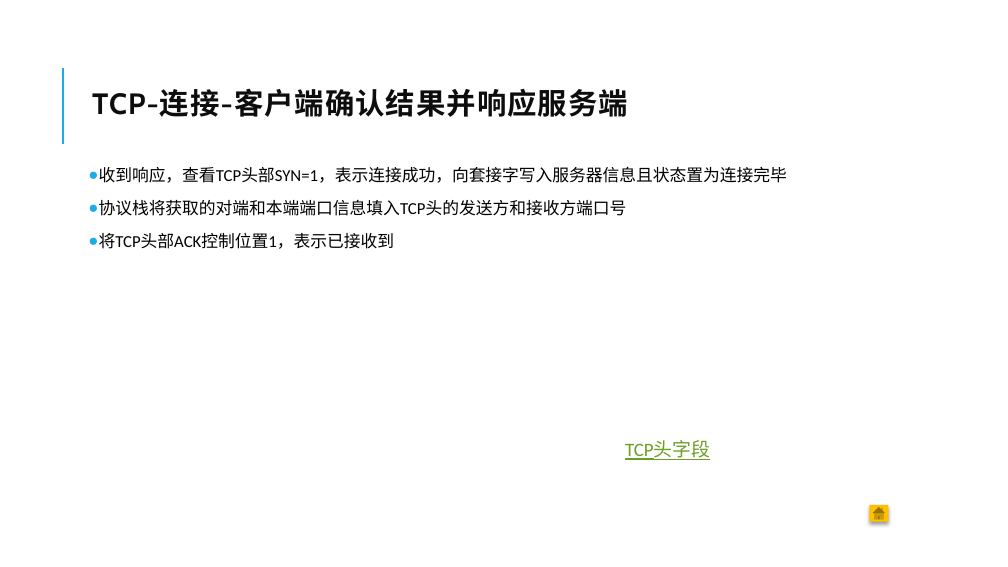
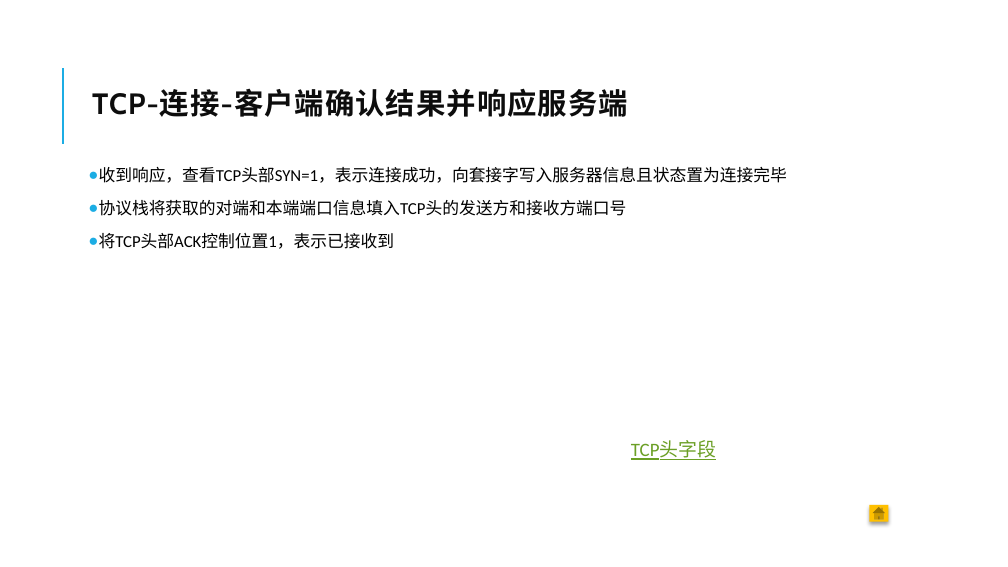
Before and after one commit to sleepingWhiteFish/CAGST, a slide deck: slide 31 of 网络是怎样连接的.pptx. Drawn at 1008x567 pixels with LibreOffice and Linux fonts; fonts in the diff are those of the drawing. Boxes give left, top, right and bottom in pixels: in the first picture for what was removed or moved away, otherwise in the second. Text is boxed around its words. In the diff, an @@ line names an element or a change of style, - is before the commit and + after.

```diff
--- a/网络是怎样连接的.pptx
+++ b/网络是怎样连接的.pptx
@@ text "TCP头字段": place and size @@
-text "TCP头字段" at bbox=[625, 441, 710, 460]
+text "TCP头字段" at bbox=[631, 441, 716, 460]
```
Also in this commit, not shown: 21 other slides changed, 6 slides added, 11 slides removed.
